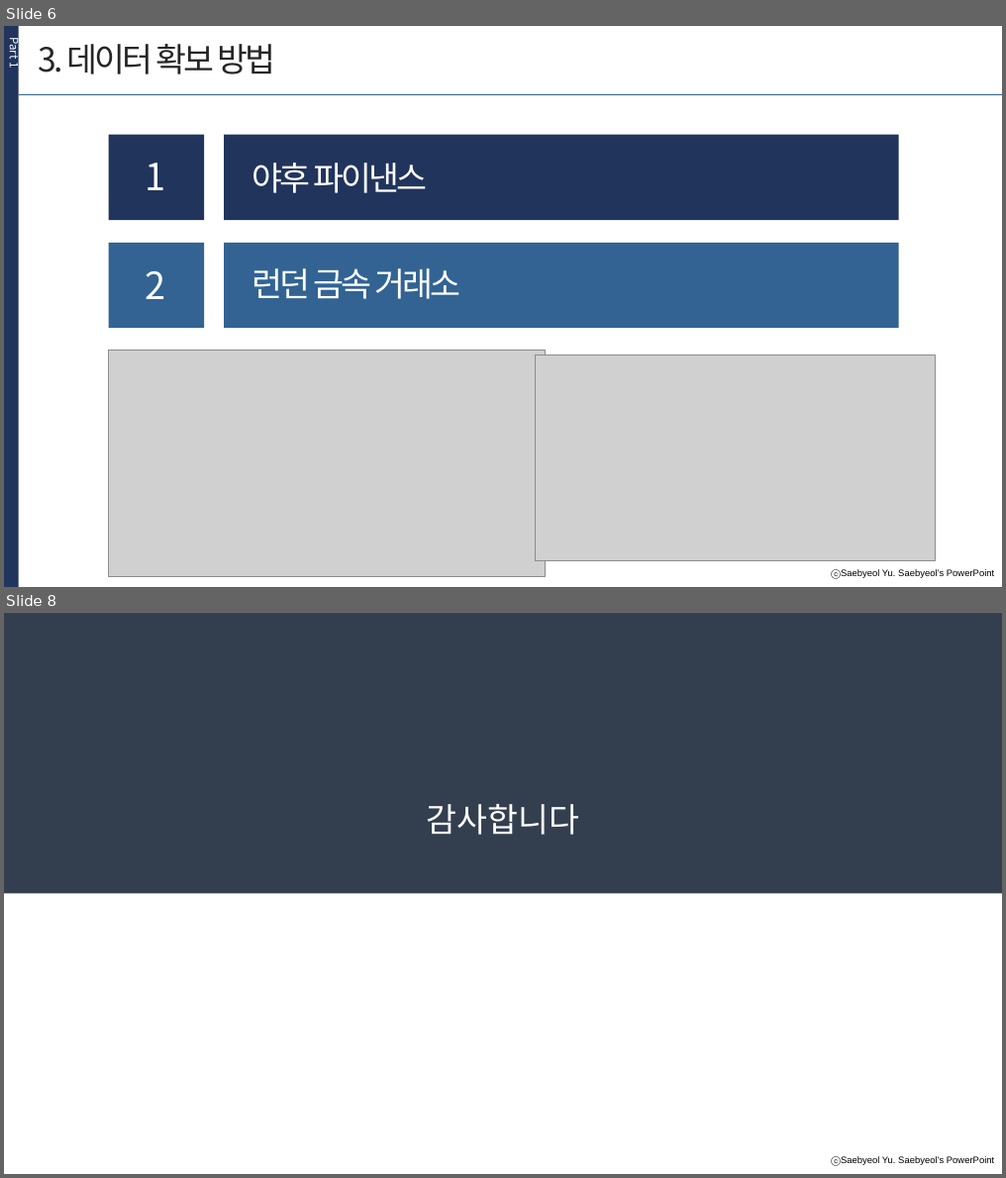
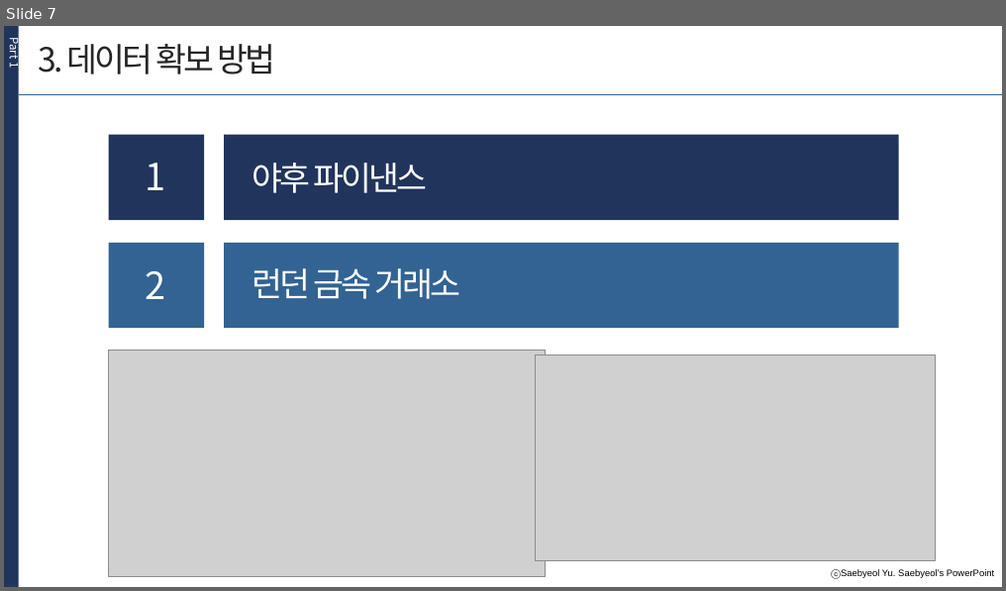
Before and after one commit to cldud400/fintech_1st_project, a slide deck: 2차 프로젝트/B조 프로젝트 제안서.pptx. Shown one above the other, each under a label of ours: slides 6 and 8 before the commit, slide 7 after it; the slides between them are not shown. The pictures are 1006x1178 and 1006x591 pixels, drawn with LibreOffice and Linux fonts; fonts in the diff are those of the drawing; grey boxes stand for pictures; background and template pictures are left out. Boxes give left, top, right and bottom in pixels: in the first picture for what was removed or moved away, otherwise in the second. Text is boxed around its words. In the diff, an @@ line names an element or a change of style, - is before the commit and + after.

```diff
--- a/2차 프로젝트/B조 프로젝트 제안서.pptx
+++ b/2차 프로젝트/B조 프로젝트 제안서.pptx
@@ slide 8 removed at [4,613,1002,1174], background picture (left out); not listed: 1 template element that a slide beside it also shows @@
@@ rectangle removed at [4,613,1002,894] @@
@@ text removed at [427,804,580,835] @@
-감사합니다
@@ what was slide 6 is now slide 7 @@
```
Also in this commit, not shown: 1 slide changed, 2 slides added.
